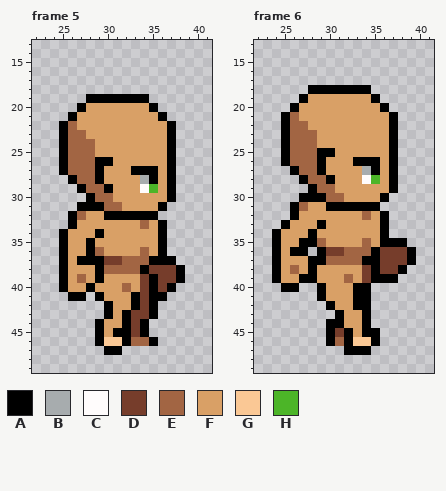
One commit to this pixel-art file: assets/Entities/Characters/Body_A/Animations/Walk_Base/Walk_Side.aseprite. Above, as it was before the edit.
64x64 pixels, 6 frames. Pixels under 10% opacity are left out. Colours within 5 levels of each other are drawn and written as one. Shown: frame 5: x 22..41, y 13..49; frame 6: x 22..41, y 13..49. The commit also changed other frames, which this record leaves out.
Visible layers, top first: "Head", "Arm_Back", "Chest", "Leg_Back".
Palette (. is transparent): A #000000  B #a7acae  C #fffcfc  D #763d2b  E #a26543  F #d9a066  G #fac895  H #4cb528
Pixels before, frame 5, first column x 25:
19 ...AAAAAAA....
20 ..AFFFFFFFA...
21 .AFFFFFFFFFA..
22 AEFFFFFFFFFFA.
23 AEEFFFFFFFFFA.
24 AEEEFFFFFFFFA.
25 AEEEFFFFFFFFA.
26 AEEEAAFFFFFFA.
27 AEEEAFFFAAAFA.
28 .AEEAFFFFBAFA.
29 ..AEEAFFFCHFA.
30 ...AEEFFFFFFA.
31 ..AAAEEFFFFA..
32 .AEFFAAAAAA...
33 .AFFFFFFFEFA..
34 AFFFAFFFFFFA..
35 AFFAFFFFFFFA..
36 AFFAEFFFFEFA..
37 AFAAADDEEEAAA.
38 AFFFAEEEEADDDA
39 AFEFAFFFFDADDA
40 AFFAFFFEFDADA.
41 .AA.AFFFADAA..
42 .....AFFADA...
43 .....AFADDA...
44 ....AFFADA....
45 ....AFAADA....
46 ....AGGAEEA...
47 .....AA.......
Pixels before, frame 6, first column x 24:
18 ....AAAAAAA.....
19 ...AFFFFFFFA....
20 ..AFFFFFFFFFA...
21 .AEFFFFFFFFFFA..
22 .AEEFFFFFFFFFA..
23 .AEEEFFFFFFFFA..
24 .AEEEFFFFFFFFA..
25 .AEEEAAFFFFFFA..
26 .AEEEAFFFAAAFA..
27 ..AEEAFFFFBAFA..
28 ...AEEAFFFCHFA..
29 ....AEEFFFFFFA..
30 ...AAAEEFFFFA...
31 ..AEFFAAAAAA....
32 ..AFFFFFFFEFA...
33 .AFFFAFFFFFFA...
34 AFFFAFFFFFFFA...
35 AFFAAEFFFFEFAAA.
36 AFAA.ADDEEEADDDA
37 AFFFAAEEEEAADDDA
38 AFEFAFFFFFDADDA.
39 AFFAAFFFEFDAAA..
40 .AA..AFFFAA.....
41 .....AFFFAA.....
42 ......AFFAA.....
43 .......AFFA.....
44 ......AAFFA.....
45 ......ADAFAA....
46 ......AEAGGA....
47 ........AAA.....
The same view after the edit:
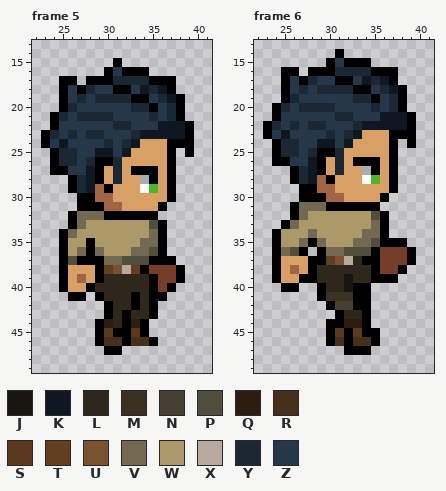
Colours new in this view: J #191612  K #0e1722  L #2f271c  M #3a3123  N #473f31  P #524e3d  Q #2c1d10  R #47301b  S #5a391c  T #633f21  U #795230  V #736952  W #ac996a  X #b8aa9e  Y #1c2734  Z #27374a
The exact change:
layer "Pants" added
layer "Boots" added
layer "Shirt" added
layer "Hair-V1-F1" added
Changed rows in their new state; - is an unchanged pixel.
Frame 5:
first column x 23:
15 --------A--------
16 -------AZAAA-----
17 --AA-AAAYYYYAAA--
18 --AZAYZZAAZKYKA--
19 --AZYZYYYY--ZYKA-
20 --AYZZZZZZYY-ZYA-
21 -AYZYYYYZZZZYZYA-
22 -AZZZZZZYYZZZKKKA
23 AYZYZYYZZZYKKKKKA
24 AZKZZZZYZYK----AA
25 -AYYZZKKZK------A
26 -AYYZY--Y--------
27 -A-ZZK--Y--------
28 ----YK--Y--------
29 ---AYK-----------
30 ----A------------
32 ----VVV----------
33 ----VWWWWWWWP----
34 ---VWWWWWWWWV----
35 ---WW-WWWWWVV----
36 ---WV-VWWWVVP----
37 ---P---VVPPP-----
38 -------TUXT------
39 -------LLLLL-----
40 ------LLLLLL-----
41 -------LLL-L-----
42 --------LL-L-----
43 --------L-LL-----
44 -------QL-Q------
45 -------S--S------
46 -------RR-RR-----
Frame 6:
first column x 23:
14 --------A--------
15 -------AZAAA-----
16 --AA-AAAYYYYAAA--
17 --AZAYZZAAZKYKA--
18 --AZYZYYYY--ZYKA-
19 --AYZZZZZZYY-ZYA-
20 -AYZYYYYZZZZYZYA-
21 -AZZZZZZYYZZZKKKA
22 AYZYZYYZZZYKKKKKA
23 AZKZZZZYZYK----AA
24 -AYYZZKKZK------A
25 -AYYZY--Y--------
26 -A-ZZK--Y--------
27 ----YK--Y--------
28 ---AYK-----------
29 ----A------------
31 ----VVV----------
32 ----VWWWWWWWP----
33 ---VWWWWWWWWV----
34 --WWWVWWWWWVV----
35 --WWV-VWWWVVP----
36 --VP---VVPPP-----
37 -------TUXL------
38 ------LLLLLL-----
39 ------LLLJLL-----
40 -------LLJ-------
41 -------MMM-------
42 --------NN-------
43 ---------LL------
44 ---------QQ------
45 --------S-S------
46 --------R-RR-----
Pixel boxes of the changes (left, top, right, bottom) in both pictures:
changed: (41, 58, 194, 346)
changed: (263, 49, 416, 346)
